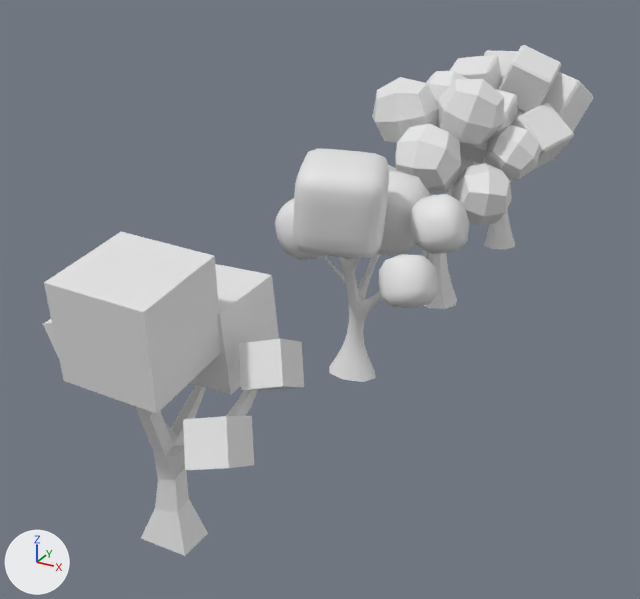
The FBX model Assets/Art/MODELS/treecube_2.fbx as it was, and as the next commit left it.
Rendered twice from a 50 mm camera at (12.4, -14.9, 15.0) aimed at (-1.9, 11.0, 2.0). Every picture has the same lights, and +X, +Y and +Z are marked at lower left. Where no turn or scale is listed for an object, it has been applied to the vertices.
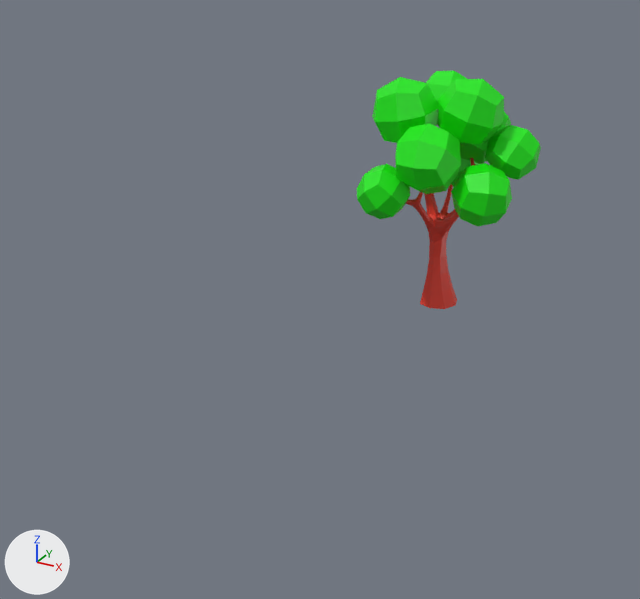
What the commit changed:
Material 'Material' (mat_material) is new.
Its base color is (0.00458, 0.8, 0.0) (green #0ee700).
Material 'Material.002' (mat_material_002) is new.
Its base color is (0.8, 0.0486, 0.0269) (red #e73e2e).
me_mesh_006 has 505 vertices, 500 faces and spans x -1.51..2.38, y -2.55..1.71, z -0.37..7.53.
me_mesh_006 now uses material mat_material_002 (red #e73e2e).
me_mesh_010 has 26 vertices, 24 faces and spans x -1.11..1.11, y -1.16..1.16, z -1.17..1.17.
me_mesh_010 now uses material mat_material (green #0ee700).
me_mesh_012 has 26 vertices, 24 faces and spans x -1.09..1.09, y -1.14..1.14, z -1.13..1.13.
me_mesh_012 now uses material mat_material (green #0ee700).
me_mesh_011 has 26 vertices, 24 faces and spans x -1.0..1.0, y -1.09..1.09, z -1.09..1.09.
me_mesh_011 now uses material mat_material (green #0ee700).
Mesh me_mesh_002_1 is new.
It has 26 vertices, 24 faces and spans x -0.84..0.84, y -0.84..0.84, z -0.84..0.84.
It uses material mat_material (green #0ee700).
Mesh me_mesh_003_1 is new.
It has 26 vertices, 24 faces and spans x -0.84..0.84, y -0.84..0.84, z -0.84..0.84.
It uses material mat_material (green #0ee700).
Mesh me_mesh_001_1 is new.
It has 26 vertices, 24 faces and spans x -0.84..0.84, y -0.84..0.84, z -0.84..0.84.
It uses material mat_material (green #0ee700).
Object 'Cube.022' (ob_cube_022) is deleted.
Object 'Cube.025' (ob_cube_025) is deleted.
Object 'Cube.010' (ob_cube_010) is deleted.
Object 'Cube.005' (ob_cube_005) is deleted.
Object 'Cube.003' (ob_cube_003) is deleted.
Object 'Cube.014' (ob_cube_014) now shows me_mesh_002_1 instead of me_mesh_008.
Object 'Cube.027' (ob_cube_027) is deleted.
Object 'Cube.015' (ob_cube_015) now shows me_mesh_003_1 instead of me_mesh_009.
Object 'Cube.024' (ob_cube_024) is deleted.
Object 'Cube.026' (ob_cube_026) is deleted.
Object 'Cube.002' (ob_cube_002) is deleted.
Object 'Cube.006' (ob_cube_006) is deleted.
Object 'Cube.009' (ob_cube_009) is deleted.
Object 'Cube.004' (ob_cube_004) is deleted.
Object 'Cube.011' (ob_cube_011) is deleted.
Object 'Cube.008' (ob_cube_008) is deleted.
Object 'Cube.028' (ob_cube_028) is deleted.
Object 'Cube.001' (ob_cube_001) is deleted.
Object 'Cube' (ob_cube) is deleted.
Object 'Cube.007' (ob_cube_007) is deleted.
Object 'Cube.013' (ob_cube_013) now shows me_mesh_001_1 instead of me_mesh_007.
Object 'Cube.023' (ob_cube_023) is deleted.

Changed parts and their boxes [x1, y1, x2, y2] in the pictures (640 x 599 px):
'Cube.002', deleted
    before: [44, 232, 220, 414]
'Cube.007', deleted
    before: [293, 148, 389, 259]
'Cube', deleted
    before: [134, 385, 258, 556]
'Cube.006', deleted
    before: [190, 264, 279, 394]
'Cube.014', recoloured (white to green)
    both: [395, 123, 461, 194]
'Cube.005', deleted
    before: [183, 416, 254, 470]
'Cube.013', recoloured (white to green)
    both: [438, 79, 504, 144]
'Cube.001', deleted
    before: [323, 249, 428, 382]
'Cube.004', deleted
    before: [239, 339, 304, 391]
'Cube.015', recoloured (grey to green)
    both: [372, 77, 438, 143]
'Cube.012', recoloured (grey to red)
    both: [406, 158, 475, 309]
'Cube.018', recoloured (grey to green)
    both: [451, 163, 512, 226]
'Cube.009', deleted
    before: [410, 194, 469, 254]
'Cube.010', deleted
    before: [379, 254, 438, 309]
'Cube.011', deleted
    before: [377, 171, 430, 254]
'Cube.023', deleted
    before: [498, 45, 561, 113]
'Cube.017', recoloured (grey to green)
    both: [485, 125, 541, 180]
'Cube.019', recoloured
    both: [357, 164, 410, 219]
'Cube.028', deleted
    before: [512, 102, 574, 169]
'Cube.027', deleted
    before: [519, 71, 593, 132]
'Cube.025', deleted
    before: [450, 55, 502, 89]
'Cube.008', deleted
    before: [275, 198, 326, 260]
'Cube.022', deleted
    before: [484, 110, 519, 250]
'Cube.016', recoloured (white to green)
    both: [426, 71, 467, 124]
'Cube.021', recoloured (grey to green)
    both: [460, 112, 511, 164]
'Cube.024', deleted
    before: [496, 89, 518, 125]
'Cube.026', deleted
    before: [484, 50, 518, 81]
'Cube.003', deleted
    before: [43, 319, 59, 358]
'Cube.020', recoloured (grey to green)
    both: [451, 158, 484, 187]
